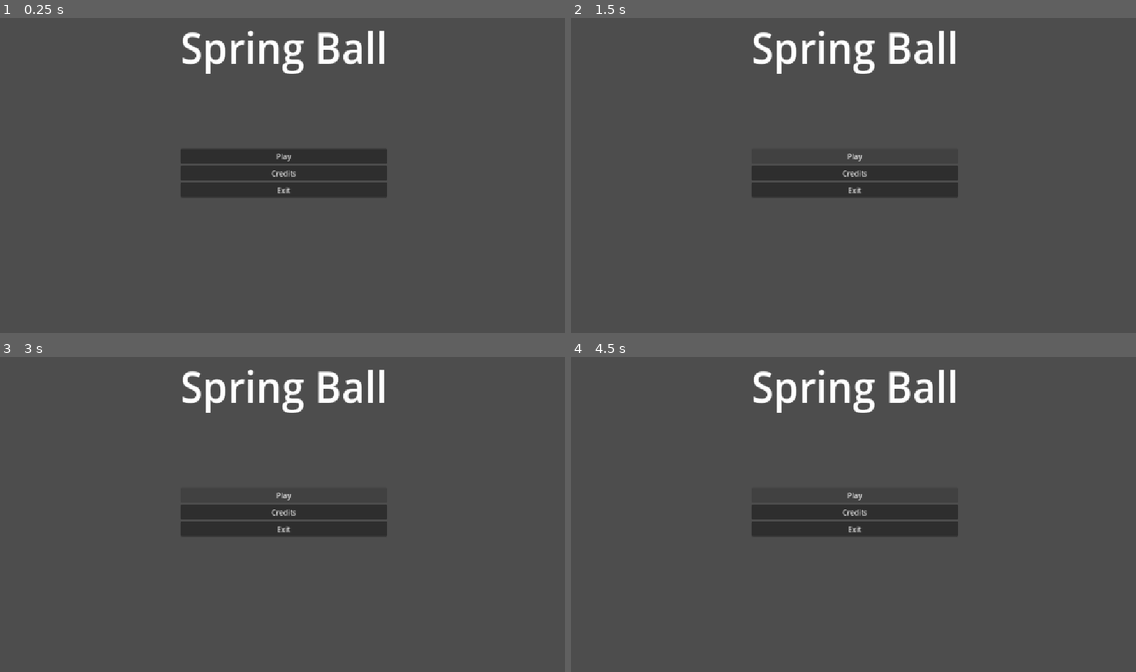
Above: before the commit, frames 1-4 (two rows, left to right).
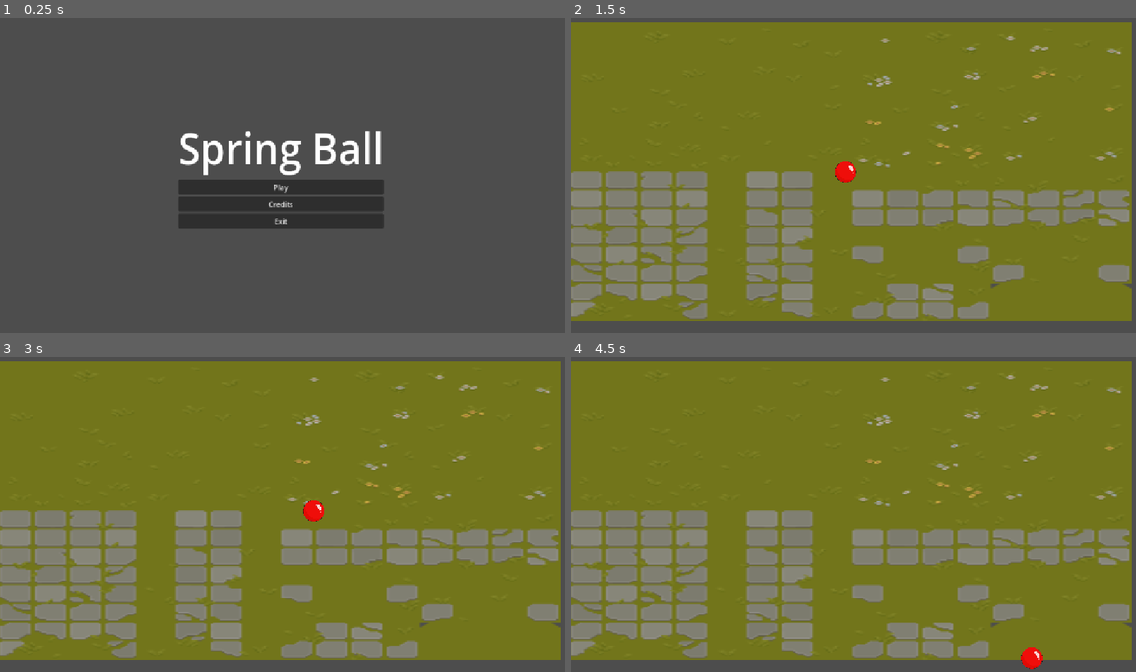
Above: after the commit, the same moments.

Repository: Cesar6112/SpringBall
Game: Godot game, scene res://menu.tscn
The game is run twice, just before and just after one commit, with the same random seed, the same clock (stepped at 60 frames per second) and the same inputs.
Inputs (mouse positions are in pixels of both pictures, inside the frame that each line leads up to):
- Up to frame 1 (0.25 s): no input
- Up to frame 2 (1.5 s): click "Credits" at 0.5 s; click "Play" at 1.25 s
- Up to frame 3 (3 s): click (282, 495) at 2 s, where only the run before the commit has a clickable "Play"; tap Enter at 2.75 s; hold D (right) from 2.78 s (still down)
- Up to frame 4 (4.5 s): release D (right) at 3.53 s; hold S (down) 3.53-4.28 s; hold D (right) from 4.28 s (still down)

The runs differ from the first frame. In frame 1, 9.1% of the frame differs, in the area x 31-69%, y 4-67%; in frame 2, 94%; in frame 3, 94%; in frame 4, 94%, in the area x 0-100%, y 1-100%.

Commit message:
subo menu

Diff:
--- /dev/null
+++ b/map.tscn
@@ -0,0 +1,14 @@
+[gd_scene format=3 uid="uid://cq8oryd20ymwh"]
+
+[ext_resource type="Texture2D" uid="uid://yt7o4xh7tuaq" path="res://TX Tileset Grass.png" id="1_wijl4"]
+[ext_resource type="PackedScene" uid="uid://cmwdw8kgbef6b" path="res://node_2d.tscn" id="2_wijl4"]
+
+[node name="Node2D" type="Node2D" unique_id=1775908148]
+
+[node name="TxTilesetGrass" type="Sprite2D" parent="." unique_id=335779697]
+position = Vector2(569, 319)
+scale = Vector2(4.4837155, 2.3744197)
+texture = ExtResource("1_wijl4")
+
+[node name="Node2D" parent="." unique_id=332292609 instance=ExtResource("2_wijl4")]
+position = Vector2(-17, -4)
--- a/menu.gd
+++ b/menu.gd
@@ -1,13 +1,4 @@
 extends Control
 
-
-func _on_play_pressed():
-	get_tree().change_scene_to_file("res://node_2d.tscn")
-
-
-func _on_credits_pressed():
-	pass # Replace with function body.
-
-
-func _on_exit_pressed():
-	get_tree().quit()
+func _on_play_pressed() -> void:
+	get_tree().change_scene_to_file("res://map.tscn")
--- a/menu.tscn
+++ b/menu.tscn
@@ -1,8 +1,6 @@
 [gd_scene format=3 uid="uid://c8ixks6irxc7k"]
 
 [ext_resource type="Script" uid="uid://bcds3gmrn2tsf" path="res://menu.gd" id="1_lti8b"]
-
-[sub_resource type="GDScript" id="GDScript_vsb4k"]
 
 [node name="Menu" type="Control" unique_id=1324501932]
 layout_mode = 3
@@ -11,7 +9,7 @@
 anchor_bottom = 1.0
 grow_horizontal = 2
 grow_vertical = 2
-scale = Vector2(3.2528594, 3.4279723)
+scale = Vector2(0.9921306, 1.0258653)
 script = ExtResource("1_lti8b")
 
 [node name="MarginContainer" type="MarginContainer" parent="." unique_id=916207679]
@@ -25,24 +23,20 @@
 offset_bottom = -5043.292
 grow_horizontal = 2
 grow_vertical = 2
-scale = Vector2(0.28043935, 0.28731874)
+scale = Vector2(0.9138521, 0.9666261)
 theme_override_constants/margin_left = 400
 theme_override_constants/margin_right = 400
 metadata/_edit_use_anchors_ = true
 
-[node name="VBoxContainer2" type="VBoxContainer" parent="MarginContainer" unique_id=1965854895]
+[node name="VBoxContainer" type="VBoxContainer" parent="MarginContainer" unique_id=912372042]
 layout_mode = 2
+alignment = 1
 
-[node name="Label" type="Label" parent="MarginContainer/VBoxContainer2" unique_id=1361797108]
+[node name="Label" type="Label" parent="MarginContainer/VBoxContainer" unique_id=1361797108]
 layout_mode = 2
 theme_override_font_sizes/font_size = 90
 text = "Spring Ball"
 horizontal_alignment = 1
-script = SubResource("GDScript_vsb4k")
-
-[node name="VBoxContainer" type="VBoxContainer" parent="MarginContainer" unique_id=912372042]
-layout_mode = 2
-alignment = 1
 
 [node name="Play" type="Button" parent="MarginContainer/VBoxContainer" unique_id=1346576907]
 layout_mode = 2
@@ -56,6 +50,6 @@
 layout_mode = 2
 text = "Exit"
 
-[connection signal="pressed" from="MarginContainer/VBoxContainer/Play" to="MarginContainer/VBoxContainer2/Label" method="_on_play_pressed"]
-[connection signal="pressed" from="MarginContainer/VBoxContainer/Credits" to="MarginContainer/VBoxContainer2/Label" method="_on_credits_pressed"]
-[connection signal="pressed" from="MarginContainer/VBoxContainer/Exit" to="MarginContainer/VBoxContainer2/Label" method="_on_exit_pressed"]
+[connection signal="pressed" from="MarginContainer/VBoxContainer/Play" to="." method="_on_play_pressed"]
+[connection signal="pressed" from="MarginContainer/VBoxContainer/Credits" to="MarginContainer/VBoxContainer/Label" method="_on_credits_pressed"]
+[connection signal="pressed" from="MarginContainer/VBoxContainer/Exit" to="MarginContainer/VBoxContainer/Label" method="_on_exit_pressed"]
